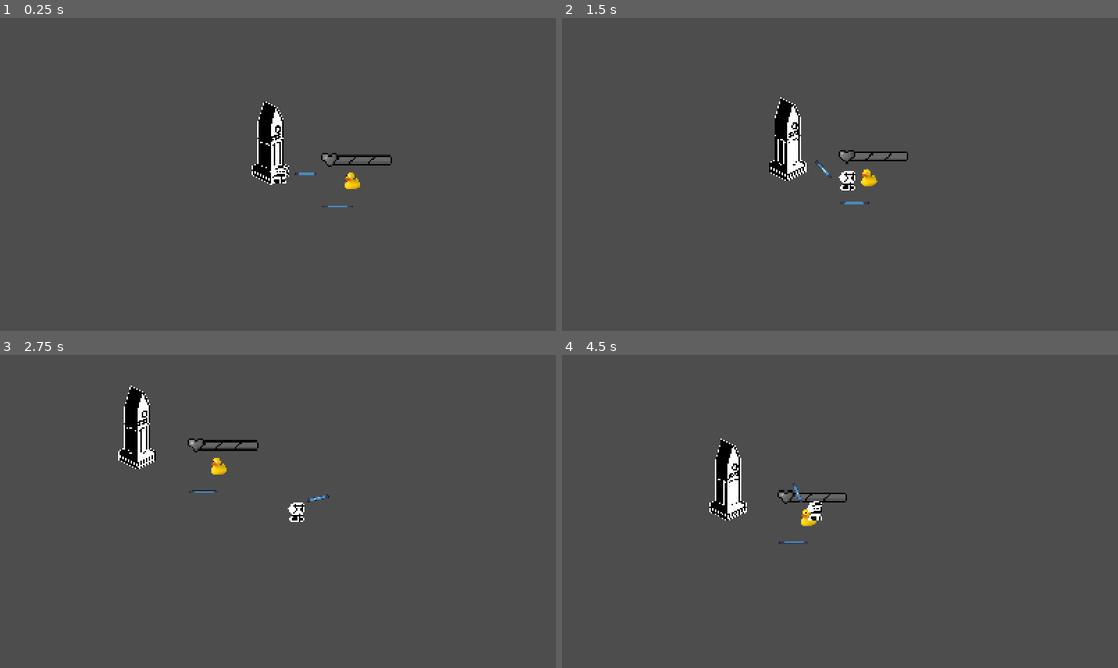
Above: before the commit, frames 1-4 (two rows, left to right).
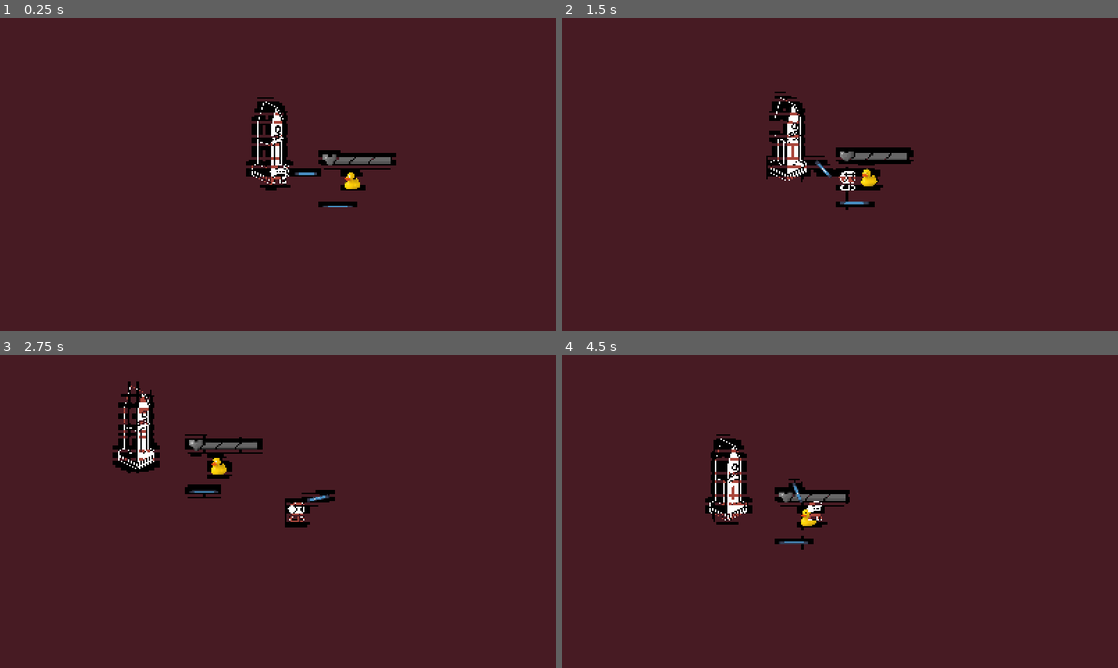
Above: after the commit, the same moments.

Repository: arrowira/shrine2Cjam
Game: Godot game, scene res://Scenes/main.tscn
Two runs of this game, one before a commit and one after it. Both use one fixed random seed, a clock stepped at 60 frames per second and the inputs below. The engine's default icon, where the game draws it, is replaced by a stand-in: a white triangle on a blue panel in a dark square.
Inputs (mouse positions are in pixels of both pictures, inside the frame that each line leads up to):
- Up to frame 1 (0.25 s): no input
- Up to frame 2 (1.5 s): tap Enter at 0.5 s; move the mouse to (962, 158) at 0.52 s; hold Right (right) 0.53-1.28 s; click (962, 158) at 0.6 s; move the mouse to (728, 190) at 1.27 s; hold Down (down) from 1.28 s (still down); right-click (728, 190) at 1.35 s
- Up to frame 3 (2.75 s): move the mouse to (333, 442) at 2.02 s; release Down (down) at 2.03 s; hold Right (right) from 2.03 s (still down); tap Space (dash) at 2.1 s
- Up to frame 4 (4.5 s): move the mouse to (812, 574) at 2.77 s; release Right (right) at 2.78 s; hold Up (up) 2.78-3.53 s; click (812, 574) at 2.85 s; move the mouse to (1006, 558) at 3.52 s; hold Left (left) from 3.53 s (still down); right-click (1006, 558) at 3.6 s; move the mouse to (673, 464) at 4.27 s; tap Space (dash) at 4.35 s

The runs differ from the first frame. In frame 1, 99% of the frame differs, in the area x 0-100%, y 0-100%; in frame 2, 98%; in frame 3, 98%; in frame 4, 99%.

Commit message:
color applying shader

Diff:
--- a/shrine-jam/Scenes/main.tscn
+++ b/shrine-jam/Scenes/main.tscn
@@ -5,6 +5,12 @@
 [ext_resource type="Texture2D" uid="uid://dkijon0mpp4ce" path="res://Sprites/icon.svg" id="2_bo1nx"]
 [ext_resource type="PackedScene" uid="uid://qi6rs36koad5" path="res://Scenes/sorcerer.tscn" id="4_jjvhh"]
 [ext_resource type="PackedScene" uid="uid://c52p3eho210at" path="res://Scenes/shrine.tscn" id="5_kry3j"]
+[ext_resource type="Shader" uid="uid://d4nfsp1lxa2e8" path="res://colorapplication.gdshader" id="6_21xkr"]
+
+[sub_resource type="ShaderMaterial" id="ShaderMaterial_kry3j"]
+shader = ExtResource("6_21xkr")
+shader_parameter/darkColor = Color(0.2784677, 0.106476955, 0.13760248, 1)
+shader_parameter/lightColor = Color(0.6686414, 0.28265265, 0.23740968, 1)
 
 [node name="Main" type="Node2D" unique_id=1040881665]
 script = ExtResource("1_jjvhh")
@@ -22,3 +28,13 @@
 
 [node name="Shrine" parent="." unique_id=2017955441 instance=ExtResource("5_kry3j")]
 position = Vector2(-4, 25)
+
+[node name="CanvasLayer" type="CanvasLayer" parent="." unique_id=752143104]
+
+[node name="ColorRect" type="ColorRect" parent="CanvasLayer" unique_id=1829487053]
+material = SubResource("ShaderMaterial_kry3j")
+anchors_preset = 15
+anchor_right = 1.0
+anchor_bottom = 1.0
+grow_horizontal = 2
+grow_vertical = 2
--- /dev/null
+++ b/shrine-jam/colorapplication.gdshader
@@ -0,0 +1,23 @@
+shader_type canvas_item;
+uniform sampler2D screenTexture : hint_screen_texture, filter_linear_mipmap;
+uniform vec4 darkColor: source_color = vec4(0,0,0,1);
+uniform vec4 lightColor: source_color = vec4(1,1,1,1);
+
+void vertex() {
+	// Called for every vertex the material is visible on.
+}
+
+void fragment() {
+	vec4 underColor = texture(screenTexture, SCREEN_UV);
+
+	if (underColor == vec4(0,0,0,1) ){
+		COLOR = darkColor;
+	}
+	else if (underColor == vec4(1,1,1,1)){
+		COLOR = lightColor;
+	}
+	else{
+		COLOR = underColor;
+	}
+
+}
--- a/shrine-jam/project.godot
+++ b/shrine-jam/project.godot
@@ -77,3 +77,4 @@
 [rendering]
 
 rendering_device/driver.windows="d3d12"
+environment/defaults/default_clear_color=Color(0, 0, 0, 1)
Not shown, added: shrine-jam/colorapplication.gdshader.uid
